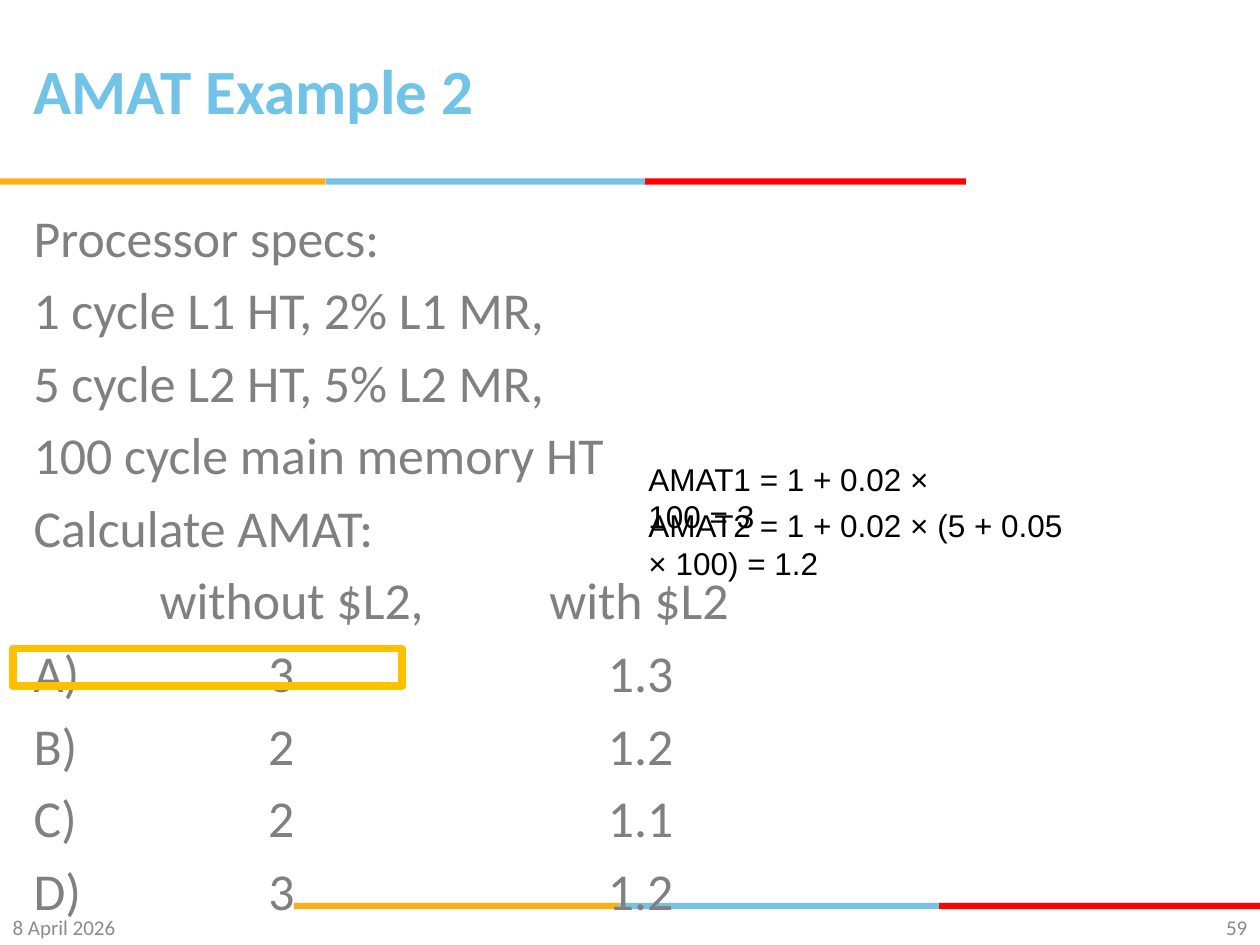
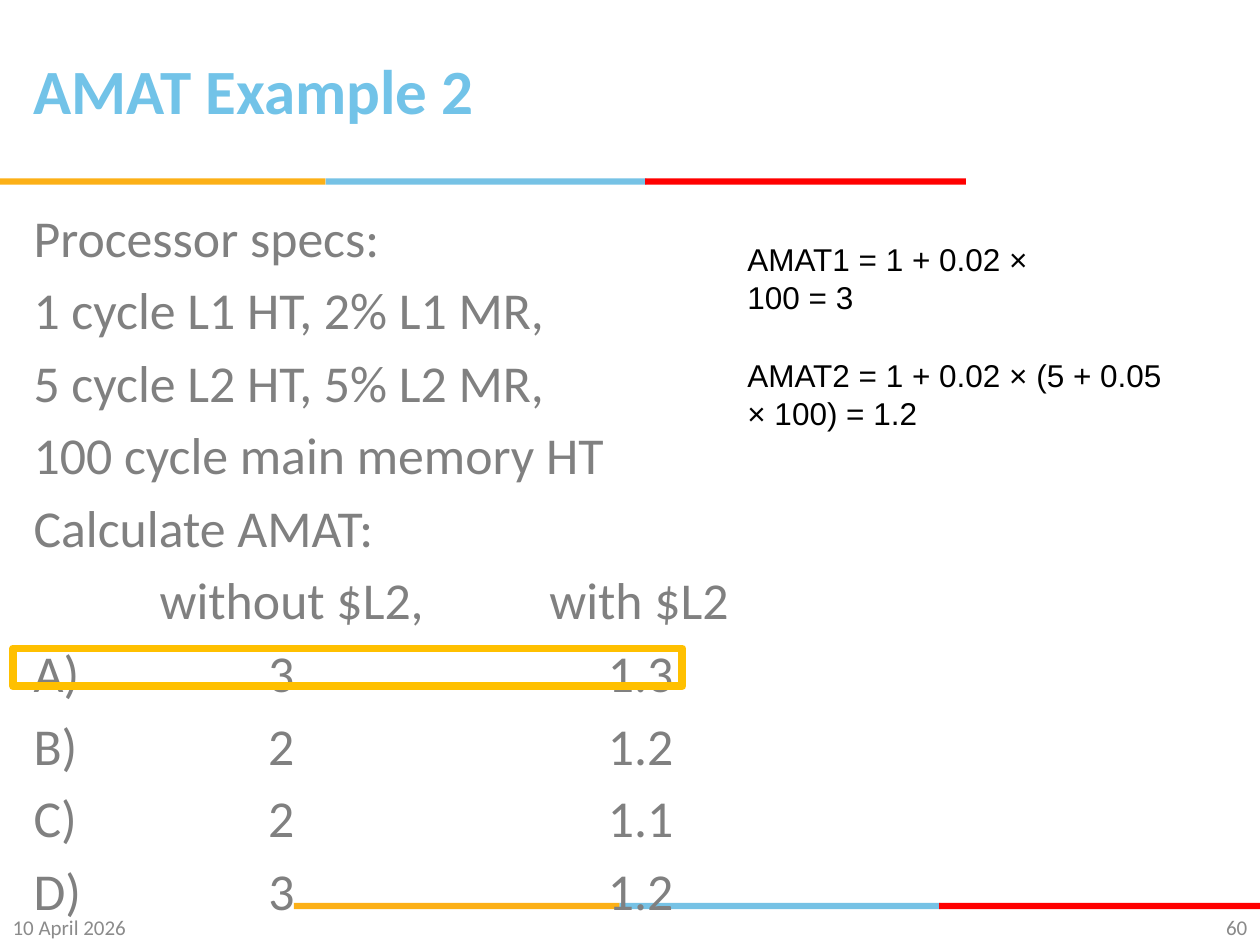
Before and after one commit to gsaurabhr-teaching/csf342-material, a slide deck: slide 60 of Lec-24-29-memory.pptx (slide 59 before the commit). Drawn at 1260x945 pixels with LibreOffice and Linux fonts; fonts in the diff are those of the drawing; background and template pictures are left out. Boxes give left, top, right and bottom in pixels: in the first picture for what was removed or moved away, otherwise in the second. Text is boxed around its words. In the diff, an @@ line names an element or a change of style, - is before the commit and + after.

```diff
--- a/Lec-24-29-memory.pptx
+++ b/Lec-24-29-memory.pptx
@@ text "AMAT1 = 1 + 0.02 ..." rewrapped from (648, 469, 901, 534) to (747, 249, 1000, 310) @@
@@ text "AMAT2 = 1 + 0.02 ..." rewrapped from (676, 514, 1062, 581) to (747, 364, 1161, 431) @@
@@ rectangle: place and size @@
-rectangle at (13, 649, 401, 687)
+rectangle at (13, 649, 682, 687)
@@ text at (13, 920, 126, 939): text changed @@
-8 April 2026
+10 April 2026
@@ page number at (1226, 921, 1247, 935): text changed @@
-59
+60
```
Also in this commit, not shown: 69 other slides changed, 1 slide added.
